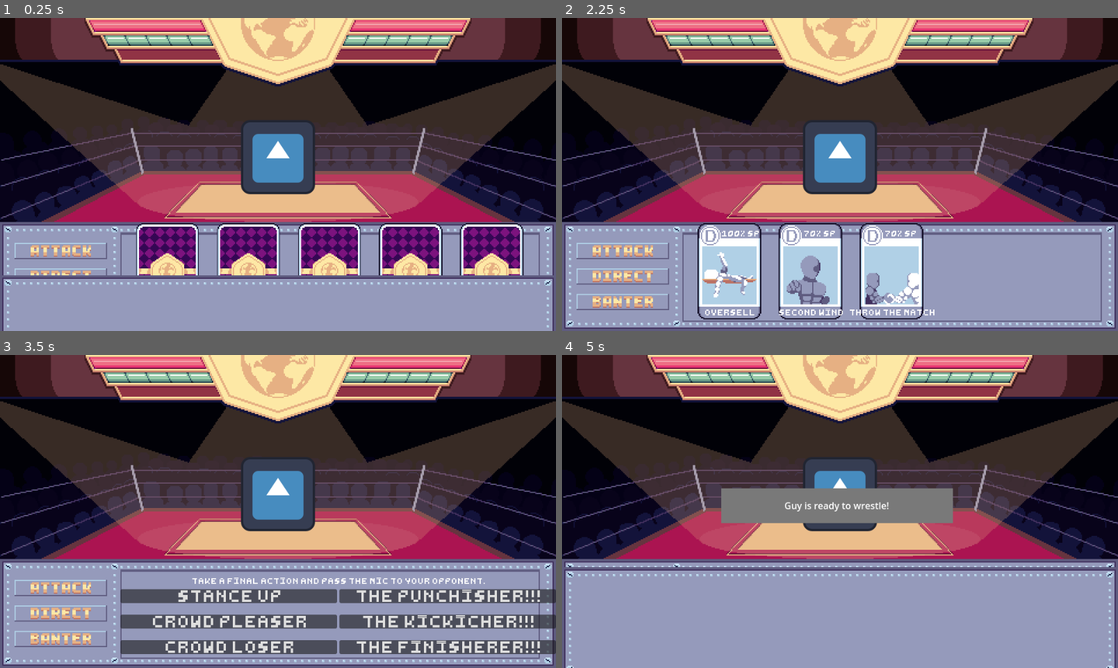
Above: before the commit, frames 1-4 (two rows, left to right).
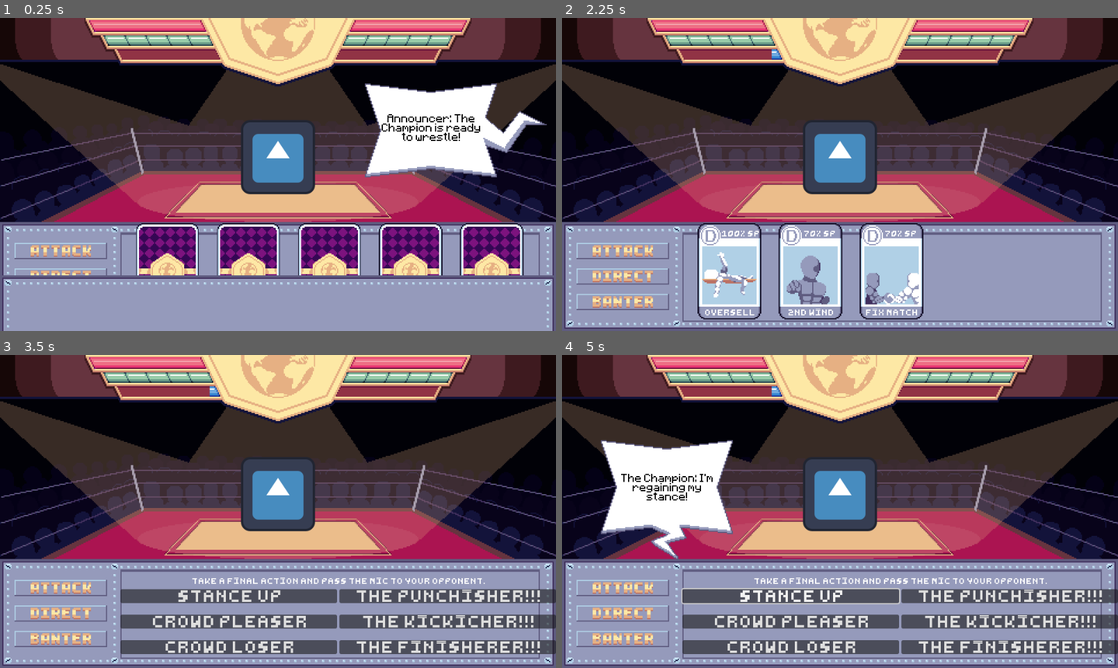
Above: after the commit, the same moments.

Repository: rakthalekk/JameGamWinter2024
Game: Godot game, scene res://src/main.tscn
Same seed, same stepped clock (60 frames per second), same inputs: the game is played once before the commit and once after it. The engine's default icon, where the game draws it, is replaced by a stand-in: a white triangle on a blue panel in a dark square.
Inputs (mouse positions are in pixels of both pictures, inside the frame that each line leads up to):
- Up to frame 1 (0.25 s): no input
- Up to frame 2 (2.25 s): click (623, 249) at 0.5 s; click (623, 249) at 1.25 s; click (623, 277) at 2 s
- Up to frame 3 (3.5 s): click (61, 639) at 2.75 s
- Up to frame 4 (5 s): click "stance up" at 3.5 s; click "crowd pleaser" at 4.25 s

The runs differ from the first frame. In frame 1, 6.5% of the frame differs, in the area x 0-100%, y 20-66%; in frame 2, 0.5%; in frame 3, less than 0.1%; in frame 4, 27%, in the area x 0-100%, y 10-100%.

Commit message:
import and dialogue boxes

Diff:
--- a/src/card.tscn
+++ b/src/card.tscn
@@ -356,7 +356,6 @@
 grow_vertical = 0
 theme_override_fonts/font = ExtResource("3_vl710")
 theme_override_font_sizes/font_size = 8
-text = "big slam"
 horizontal_alignment = 1
 vertical_alignment = 1
 
--- a/src/card_database.tscn
+++ b/src/card_database.tscn
@@ -96,7 +96,7 @@
 texture = ExtResource("9_tewx4")
 hframes = 8
 script = ExtResource("3_42tp3")
-display_name = "Flurry of Blows"
+display_name = "Frenzy"
 description = "Deals damage based on how many punches have been used"
 
 [node name="Side Kick" type="Sprite2D" parent="."]
@@ -127,7 +127,7 @@
 texture = ExtResource("12_tfdo7")
 hframes = 8
 script = ExtResource("3_42tp3")
-display_name = "Roundhouse Kick"
+display_name = "Roundhouse"
 type = 1
 description = "Low chance to inflict stamina debuff"
 damage = 15
@@ -139,7 +139,7 @@
 texture = ExtResource("13_ydbva")
 hframes = 8
 script = ExtResource("3_42tp3")
-display_name = "Flying Kick"
+display_name = "Jump Kick"
 type = 1
 description = "High damage kick"
 damage = 17
@@ -196,7 +196,7 @@
 texture = ExtResource("18_yxpwp")
 hframes = 8
 script = ExtResource("3_42tp3")
-display_name = "Full Nelson"
+display_name = "Nelson"
 type = 2
 description = "Inflicts stamina debuff on opponent"
 damage = 5
@@ -221,7 +221,7 @@
 texture = ExtResource("20_3tc6l")
 hframes = 8
 script = ExtResource("3_42tp3")
-display_name = "Back Breaker"
+display_name = "Back Break"
 type = 3
 description = "Double damage and stamina debuff inflicted below 50% HP"
 damage = 10
@@ -247,7 +247,7 @@
 texture = ExtResource("22_3bwwm")
 hframes = 8
 script = ExtResource("3_42tp3")
-display_name = "Piledriver"
+display_name = "Piledrive"
 type = 3
 description = "Double damage below 50% HP"
 damage = 12
@@ -270,7 +270,7 @@
 texture = ExtResource("24_jnpvt")
 hframes = 8
 script = ExtResource("3_42tp3")
-display_name = "Second Wind"
+display_name = "2nd Wind"
 type = 4
 description = "Recover 25% health"
 sp_cost = 70
@@ -280,7 +280,7 @@
 texture = ExtResource("25_fpig1")
 hframes = 8
 script = ExtResource("3_42tp3")
-display_name = "Throw the Match"
+display_name = "Fix Match"
 type = 4
 description = "Inflicts Stamina debuff, unpopular, and -30% SP penalty on opponent"
 sp_cost = 70
--- a/src/main.gd
+++ b/src/main.gd
@@ -19,7 +19,6 @@
 	opponent.opponent = player
 	player.root = self
 	opponent.root = self
-	active_wrestler = player
 
 	player.setup_wrestler(WrestlerDatabase.get_wrestler_by_name("Player"))
 	opponent.setup_wrestler(WrestlerDatabase.get_wrestler_by_name("Guy"))
@@ -42,8 +41,8 @@
 
 	update_bars()
 
-	$AnimationPlayer.play("unobscure")
-	%CardContainer.show()
+	active_wrestler = opponent
+	change_turn()
 
 
 func update_bars():
@@ -80,8 +79,8 @@
 		if card:
 			card.queue_free()
 
-	%StatusText.text = active_wrestler.display_name + " uses " + card_data.display_name + "!"
-	await display_status_text()
+	%AnnouncerDialogue.text = "Announcer: " + active_wrestler.display_name + " uses " + card_data.display_name + "!"
+	await display_announcer_dialog(true, 1)
 
 	active_wrestler.hp -= card_data.health_cost
 	active_wrestler.stamina -= card_data.stamina_cost
@@ -251,24 +250,40 @@
 			await damage_reduction_text(active_wrestler.display_name, "Finishers")
 
 
-func display_status_text(disable_blocker: bool = true, time: int = 1):
-	%StatusPopup.show()
+func display_player_dialog():
+	$PlayerSpeechBubble.show()
 	%TheBlocker.show()
 
+	await get_tree().create_timer(2).timeout
+	$PlayerSpeechBubble.hide()
+
+
+func display_opponent_dialog():
+	$OpponentSpeechBubble.show()
+	%TheBlocker.show()
+
+	await get_tree().create_timer(2).timeout
+	$OpponentSpeechBubble.hide()
+
+
+func display_announcer_dialog(disable_blocker: bool = true, time: int = 1):
+	$AnnouncerSpeechBubble.show()
+	%TheBlocker.show()
+
 	await get_tree().create_timer(time).timeout
-	%StatusPopup.hide()
+	$AnnouncerSpeechBubble.hide()
 	if disable_blocker && active_wrestler == player:
 		%TheBlocker.hide()
 
 
 func debuff_text(wrestler: String, debuff: String):
-	%StatusText.text = wrestler + " is inflicted with " + debuff + "!"
-	await display_status_text()
+	%AnnouncerDialogue.text = "Announcer: " + wrestler + " is inflicted with " + debuff + "!"
+	await display_announcer_dialog()
 
 
 func damage_reduction_text(wrestler: String, type: String):
-	%StatusText.text = wrestler + " is protected against " + type + "!"
-	await display_status_text()
+	%AnnouncerDialogue.text = "Announcer: " + wrestler + " is protected against " + type + "!"
+	await display_announcer_dialog()
 
 
 func check_game_end():
@@ -280,8 +295,6 @@
 
 	if text != "":
 		game_over = true
-		%StatusText.text = text
-		%StatusPopup.show()
 		%TheBlocker.show()
 
 
@@ -304,8 +317,8 @@
 	draw_new_hand()
 	recalculate_card_damage()
 
-	%StatusText.text = active_wrestler.display_name + " is ready to wrestle!"
-	await display_status_text(false, 2)
+	%AnnouncerDialogue.text = "Announcer: " + active_wrestler.display_name + " is ready to wrestle!"
+	await display_announcer_dialog(false, 2)
 
 	# Wrestler gains 1 stamina upon starting their turn
 	if active_wrestler.next_turn_stamina:
@@ -341,8 +354,13 @@
 
 func stance_up():
 	active_wrestler.reset_attack_buffs()
-	%StatusText.text = active_wrestler.display_name + " regains their stance."
-	await display_status_text(false)
+
+	if active_wrestler == player:
+		%PlayerDialogue.text = active_wrestler.display_name + ": I'm regaining my stance!"
+		await display_player_dialog()
+	else:
+		%OpponentDialogue.text = active_wrestler.display_name + ": I'm regaining my stance!"
+		await display_opponent_dialog()
 
 	active_wrestler.stamina = min(MAX_STAMINA, active_wrestler.stamina + 2)
 	update_bars()
@@ -367,14 +385,19 @@
 
 func _on_banter_button_pressed():
 	active_wrestler.reset_attack_buffs()
-	%StatusText.text = active_wrestler.display_name + ": im a crowd pleaser!!!!"
-	await display_status_text(false)
+
+	if active_wrestler == player:
+		%PlayerDialogue.text = active_wrestler.display_name + ": im a crowd pleaser!!!!"
+		await display_player_dialog()
+	else:
+		%OpponentDialogue.text = active_wrestler.display_name + ": im a crowd pleaser!!!!"
+		await display_opponent_dialog()
 
 	if !active_wrestler.unpopular:
 		active_wrestler.sp = min(MAX_SP, active_wrestler.sp + 30)
 	else:
-		%StatusText.text = "But the crowd did not respond..."
-		await display_status_text(false)
+		%AnnouncerDialogue.text = "But the crowd did not respond..."
+		await display_announcer_dialog(false)
 
 	update_bars()
 	change_turn()
@@ -382,8 +405,13 @@
 
 func _on_banter_button_2_pressed():
 	active_wrestler.reset_attack_buffs()
-	%StatusText.text = active_wrestler.display_name + ": your a crowd loser!!!!"
-	await display_status_text(false)
+
+	if active_wrestler == player:
+		%PlayerDialogue.text = active_wrestler.display_name + ": your a crowd loser!!!!"
+		await display_player_dialog()
+	else:
+		%OpponentDialogue.text = active_wrestler.display_name + ": your a crowd loser!!!!"
+		await display_opponent_dialog()
 
 	active_wrestler.opponent.unpopular = true
 	await debuff_text(active_wrestler.opponent.display_name, "Unpopular")
@@ -394,8 +422,13 @@
 
 func _on_banter_button_3_pressed():
 	active_wrestler.reset_attack_buffs()
-	%StatusText.text = active_wrestler.display_name + ": its punshishering time!!!!"
-	await display_status_text(false)
+
+	if active_wrestler == player:
+		%PlayerDialogue.text = active_wrestler.display_name + ": its punshishering time!!!!"
+		await display_player_dialog()
+	else:
+		%OpponentDialogue.text = active_wrestler.display_name + ": its punshishering time!!!!"
+		await display_opponent_dialog()
 
 	active_wrestler.punshisher = true
 
@@ -405,8 +438,13 @@
 
 func _on_banter_button_4_pressed():
 	active_wrestler.reset_attack_buffs()
-	%StatusText.text = active_wrestler.display_name + ": its kickishering time!!!!"
-	await display_status_text(false)
+
+	if active_wrestler == player:
+		%PlayerDialogue.text = active_wrestler.display_name + ": its kickishering time!!!!"
+		await display_player_dialog()
+	else:
+		%OpponentDialogue.text = active_wrestler.display_name + ": its kickishering time!!!!"
+		await display_opponent_dialog()
 
 	active_wrestler.kickicher = true
 
@@ -422,8 +460,14 @@
 
 func _on_banter_button_5_pressed():
 	active_wrestler.reset_attack_buffs()
-	%StatusText.text = active_wrestler.display_name + ": its finishering time!!!!"
-	await display_status_text(false)
+	%PlayerDialogue.text = active_wrestler.display_name + ": its finishering time!!!!"
+
+	if active_wrestler == player:
+		%PlayerDialogue.text = active_wrestler.display_name + ": its finishering time!!!!"
+		await display_player_dialog()
+	else:
+		%OpponentDialogue.text = active_wrestler.display_name + ": its finishering time!!!!"
+		await display_opponent_dialog()
 
 	active_wrestler.finisherer = true
 
--- a/src/main.tscn
+++ b/src/main.tscn
@@ -17,6 +17,9 @@
 [ext_resource type="Texture2D" uid="uid://bhpg2l3wkl76v" path="res://assets/Buttons/BanterButton.png" id="13_vbbqh"]
 [ext_resource type="FontFile" uid="uid://c5hgn1rhtkqud" path="res://assets/Small_Pixel_Font.ttf" id="15_txdsi"]
 [ext_resource type="Texture2D" uid="uid://b3fo3dyd12l0h" path="res://assets/CardCoverUpPanelThing.png" id="15_yrpcy"]
+[ext_resource type="Texture2D" uid="uid://btucyxtjf46ef" path="res://assets/SpeechBubblePlayer.png" id="18_cvlnb"]
+[ext_resource type="FontFile" uid="uid://bhl8yycwq0fvo" path="res://assets/Minecraftia-Regular.ttf" id="19_wst15"]
+[ext_resource type="Texture2D" uid="uid://dv62487g3e5lm" path="res://assets/SpeechBubbleOpponent.png" id="20_xn8jx"]
 
 [sub_resource type="AtlasTexture" id="AtlasTexture_c35hr"]
 atlas = ExtResource("2_8571m")
@@ -333,7 +336,7 @@
 position = Vector2(480, 270)
 sprite_frames = SubResource("SpriteFrames_17pj6")
 autoplay = "default"
-frame_progress = 0.409133
+frame_progress = 0.14767
 
 [node name="Arena" type="TextureRect" parent="."]
 layout_mode = 0
@@ -682,6 +685,100 @@
 libraries = {
 "": SubResource("AnimationLibrary_ft1eb")
 }
+
+[node name="PlayerSpeechBubble" type="TextureRect" parent="."]
+visible = false
+layout_mode = 0
+offset_left = 67.0
+offset_top = 147.0
+offset_right = 295.0
+offset_bottom = 353.0
+texture = ExtResource("18_cvlnb")
+stretch_mode = 2
+
+[node name="PlayerDialogue" type="Label" parent="PlayerSpeechBubble"]
+unique_name_in_owner = true
+layout_mode = 1
+anchors_preset = 15
+anchor_right = 1.0
+anchor_bottom = 1.0
+offset_left = 30.0
+offset_top = 14.0
+offset_right = -27.0
+offset_bottom = -52.0
+grow_horizontal = 2
+grow_vertical = 2
+theme_override_colors/font_color = Color(0, 0, 0, 1)
+theme_override_constants/line_spacing = -12
+theme_override_fonts/font = ExtResource("19_wst15")
+theme_override_font_sizes/font_size = 16
+text = "my name is the challenger and i'm gonna challenge youdasdasdasd as asd asd asd asd asda asd asd asda asd as"
+horizontal_alignment = 1
+vertical_alignment = 1
+autowrap_mode = 2
+
+[node name="OpponentSpeechBubble" type="TextureRect" parent="."]
+visible = false
+layout_mode = 0
+offset_left = 630.0
+offset_top = 113.0
+offset_right = 944.0
+offset_bottom = 275.0
+texture = ExtResource("20_xn8jx")
+stretch_mode = 2
+
+[node name="OpponentDialogue" type="Label" parent="OpponentSpeechBubble"]
+unique_name_in_owner = true
+layout_mode = 1
+anchors_preset = 15
+anchor_right = 1.0
+anchor_bottom = 1.0
+offset_left = 107.0
+offset_top = 4.0
+offset_right = -23.0
+offset_bottom = -8.0
+grow_horizontal = 2
+grow_vertical = 2
+theme_override_colors/font_color = Color(0, 0, 0, 1)
+theme_override_constants/line_spacing = -12
+theme_override_fonts/font = ExtResource("19_wst15")
+theme_override_font_sizes/font_size = 16
+text = "my name is the challenger and i'm gonna challenge youdasdasdasd as asd asd asd asd asda asd asd asda asd as"
+horizontal_alignment = 1
+vertical_alignment = 1
+autowrap_mode = 2
+
+[node name="AnnouncerSpeechBubble" type="TextureRect" parent="."]
+visible = false
+layout_mode = 0
+offset_left = 630.0
+offset_top = 113.0
+offset_right = 944.0
+offset_bottom = 275.0
+texture = ExtResource("20_xn8jx")
+stretch_mode = 2
+flip_h = true
+
+[node name="AnnouncerDialogue" type="Label" parent="AnnouncerSpeechBubble"]
+unique_name_in_owner = true
+layout_mode = 1
+anchors_preset = 15
+anchor_right = 1.0
+anchor_bottom = 1.0
+offset_left = 23.0
+offset_top = 4.0
+offset_right = -107.0
+offset_bottom = -8.0
+grow_horizontal = 2
+grow_vertical = 2
+theme_override_colors/font_color = Color(0, 0, 0, 1)
+theme_override_constants/line_spacing = -12
+theme_override_fonts/font = ExtResource("19_wst15")
+theme_override_font_sizes/font_size = 16
+text = "my name is the challenger and i'm gonna challenge youdasdasdasd as asd asd asd asd asda asd asd asda asd as"
+horizontal_alignment = 1
+vertical_alignment = 1
+autowrap_mode = 2
 
 [connection signal="button_down" from="VBoxContainer/Deck/MarginContainer/BottomMenu/ActionContainer/ActionButtons/Attack" to="VBoxContainer/Deck/MarginContainer/BottomMenu/ActionContainer/ActionButtons/Attack" method="_on_button_down"]
 [connection signal="button_up" from="VBoxContainer/Deck/MarginContainer/BottomMenu/ActionContainer/ActionButtons/Attack" to="VBoxContainer/Deck/MarginContainer/BottomMenu/ActionContainer/ActionButtons/Attack" method="_on_button_up"]
Not shown, added: assets/Cards/Cards/ArmBarCardSprite.png.import
Not shown, added: assets/Cards/Cards/BackBreakCard.png.import
Not shown, added: assets/Cards/Cards/BodySlamCard.png.import
Not shown, added: assets/Cards/Cards/ChokeholdCard.png.import
Not shown, added: assets/Cards/Cards/CraneKickCard.png.import
Not shown, added: assets/Cards/Cards/CrossCard.png.import
Not shown, added: assets/Cards/Cards/FlurryOfBlowsCard.png.import
Not shown, added: assets/Cards/Cards/FlyingKickCard.png.import
Not shown, added: assets/Cards/Cards/FullNelsonCard.png.import
Not shown, added: assets/Cards/Cards/GutPunchCard.png.import
Not shown, added: assets/Cards/Cards/HookCard.png.import
Not shown, added: assets/Cards/Cards/JabCard.png.import
(and 22 more such lines)
